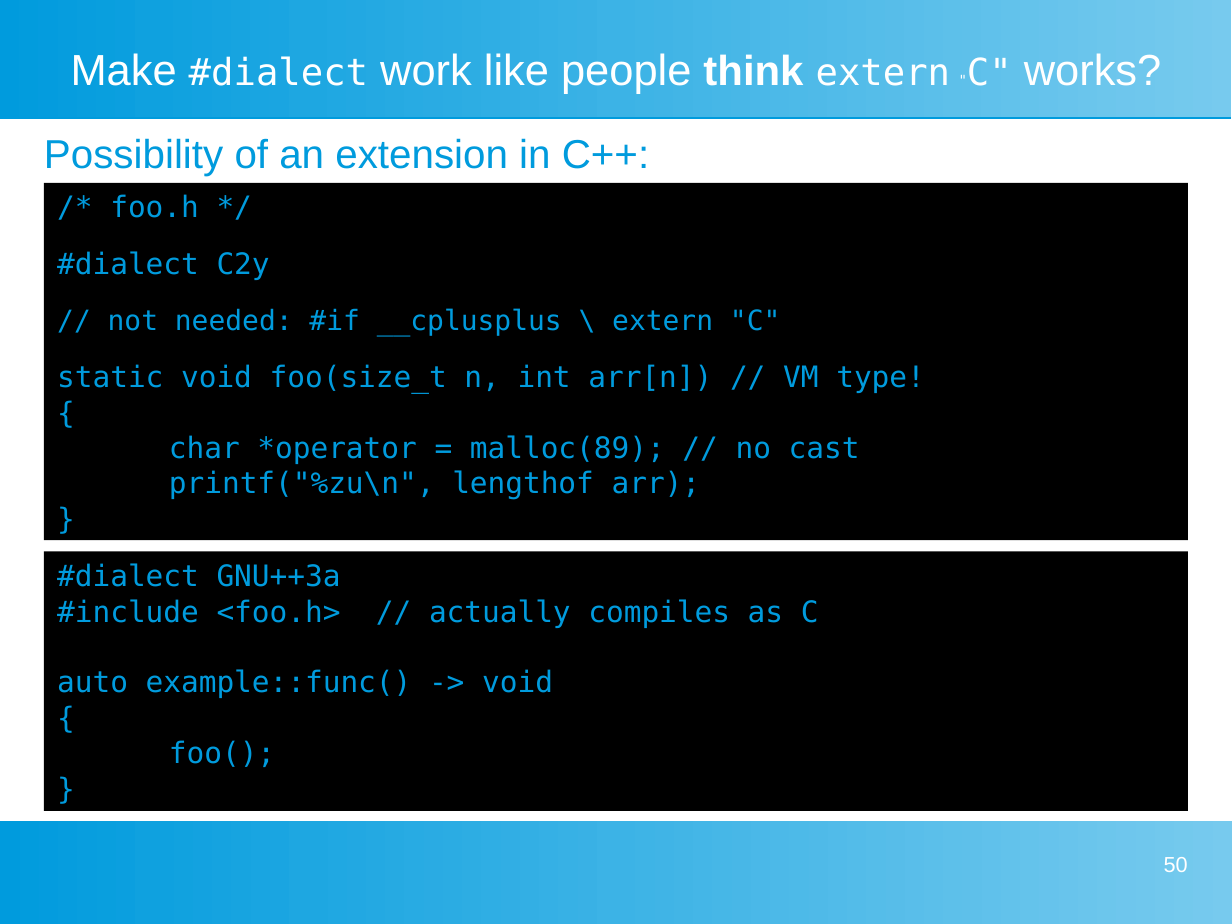
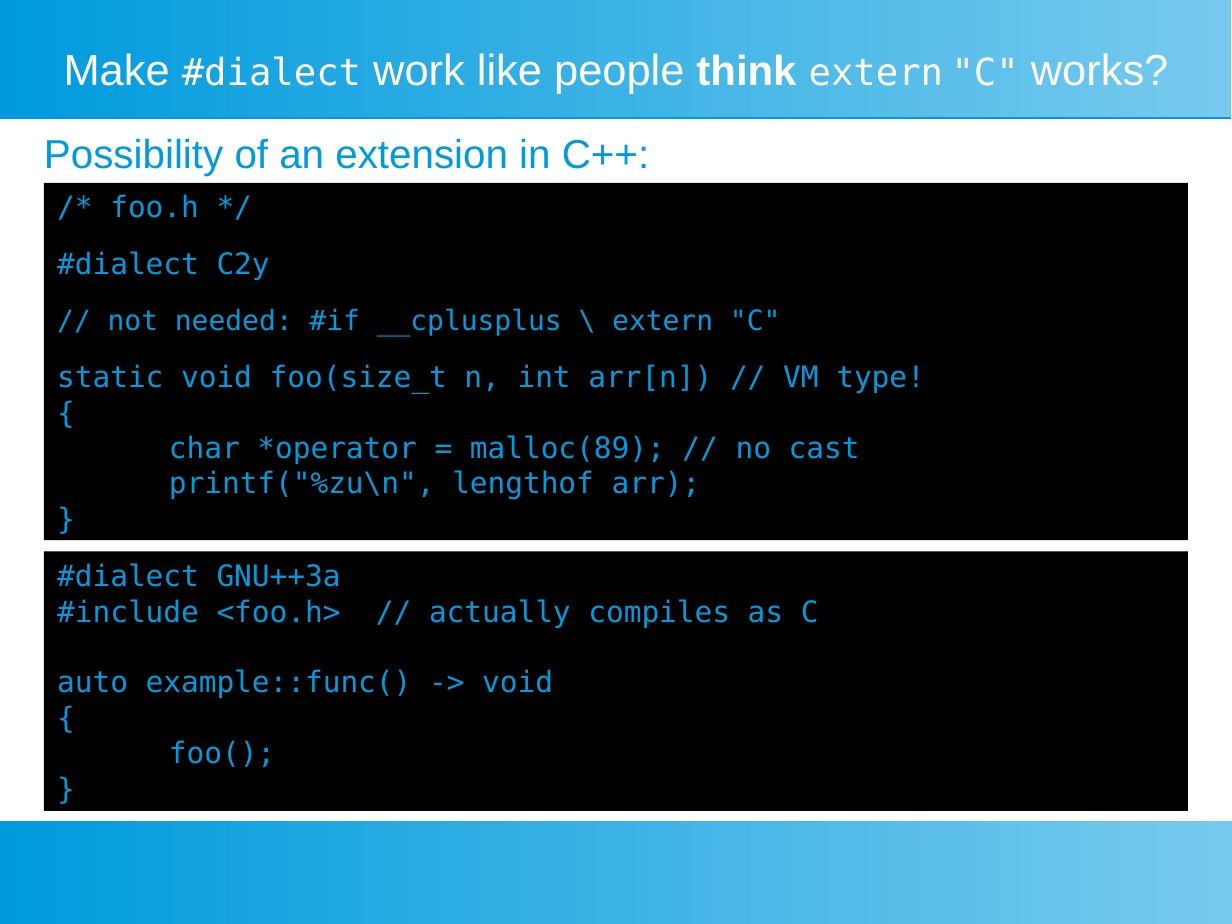
Before and after one commit to Jorenar/papers, a slide deck: slide 53 of WG14/Pitch for dialect directive.odp (slide 50 before the commit). Drawn at 1232x924 pixels with LibreOffice and Linux fonts; fonts in the diff are those of the drawing. Boxes give left, top, right and bottom in pixels: in the first picture for what was removed or moved away, otherwise in the second. Text is boxed around its words. In the diff, an @@ line names an element or a change of style, - is before the commit and + after.

Commit message:
Pitch for #dialect directive (v2)

```diff
--- a/WG14/Pitch for dialect directive.odp
+++ b/WG14/Pitch for dialect directive.odp
@@ title "Make #dialect work like people ..." at (64, 53, 1168, 94): size 9 to 24 pt in ""C"" @@
@@ page number removed at (1164, 857, 1188, 872) @@
-50
```
Also in this commit, not shown: 53 other slides changed, 8 slides added, 5 slides removed.
